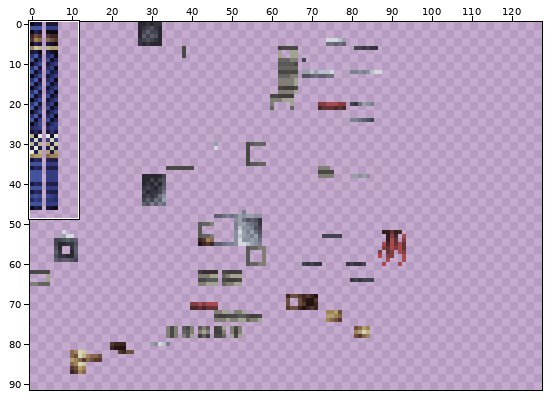
File history of a sprite sheet, assets/minecraft/textures/man10/weapon/sword/four-horned_staff/four-horned_staff.png. The first picture is a wide view before the edit; the outline marks the close-up.
Close-up. Before:
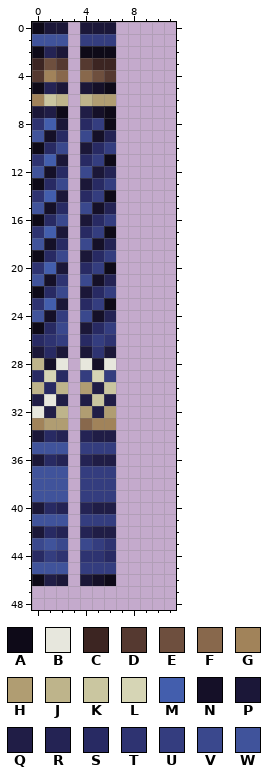
The file is 128x128 pixels. Colours within 5 levels of each other are drawn and written as one. Shown: x 0..11, y 0..48. The wide view leaves out empty margins. The commit also changed other parts of the picture, which this record leaves out.
Palette (. is transparent): A #0e0a18  B #e7e7dd  C #3c2522  D #553930  E #6e4f3e  F #88684c  G #a1835a  H #b09d72  J #beb48b  K #cac6a0  L #d6d5b5  M #435ead  N #151028  P #1b1738  Q #201d46  R #242354  S #282a63  T #2e3371  U #343d7f  V #3a488d  W #40539b
Pixels before, first column x 0:
 0 APP.PPP
 1 WWW.UUU
 2 ARP.AAA
 3 CED.DCC
 4 DGF.FED
 5 ARP.PNA
 6 GKJ.JHH
 7 PQA.QNA
 8 TMP.SUA
 9 WNS.VNR
10 ASV.PSU
11 TMP.SUA
12 WNS.VPR
13 ASV.PSU
14 TMP.SUA
15 WNS.VNR
16 ASV.PSU
17 TMP.SUA
18 WNS.VNR
19 ASV.PSU
20 TMP.SUA
21 WNT.VNR
22 ASV.PSU
23 TMP.SUA
24 WNU.VNR
25 ASV.PSU
26 STU.SUT
27 PSP.PTP
28 JNB.BNB
29 SLS.ULU
30 JSJ.HQK
31 QBQ.QKQ
32 BQJ.HQH
33 GHH.FGG
34 PSR.RQQ
35 WWW.UUU
36 PSR.RQQ
37 WWW.UUU
38 WWW.UUU
39 WWW.UUU
40 PSR.RQQ
41 WWW.UUU
42 PSR.RQQ
43 VWV.VUT
44 SUT.TTS
45 WWW.UUU
46 AQP.PNA
New version:
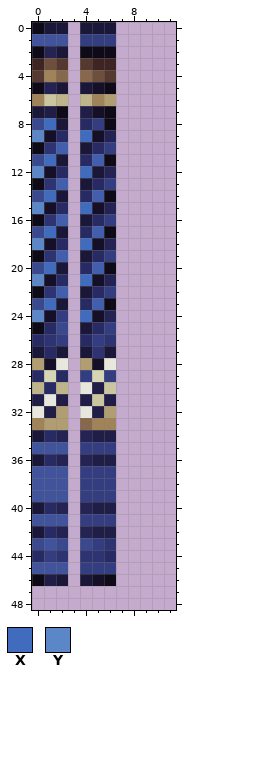
Colours new in this view: X #416cbe  Y #5b87c8
Changes in this commit:
Changed rows in their new state; - is an unchanged pixel.
first column x 0:
 6 -----G
 8 VX----
 9 Y---X-
10 -TM---
11 VX---M
12 Y---X-
13 -TM---
14 VX---M
15 Y---X-
16 -TM---
17 VX---M
18 Y---X-
19 -TM---
20 VX---M
21 Y-S-X-
22 -TM---
23 VX---M
24 Y---X-
first column x 0:
28 H---H
30 ----B
32 --H-B
Changed places in both close-ups, as pixel boxes (x1, y1, x2, y2):
changed: (32, 94, 104, 418)
